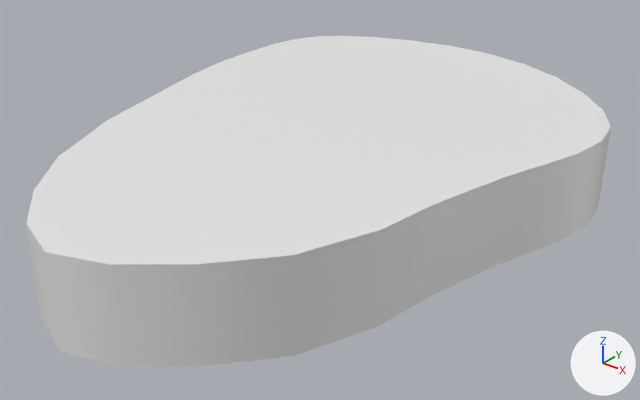
The FBX model BrainlessJam/Assets/Assets/Models/meat.fbx as it was, and as the next commit left it.
Camera for both pictures: a camera (50 mm lens) standing at (1.97, -2.79, 1.24) and looking at (0.0, -0.32, -0.29). Lighting does not change. The marker at lower right points along +X, +Y and +Z.
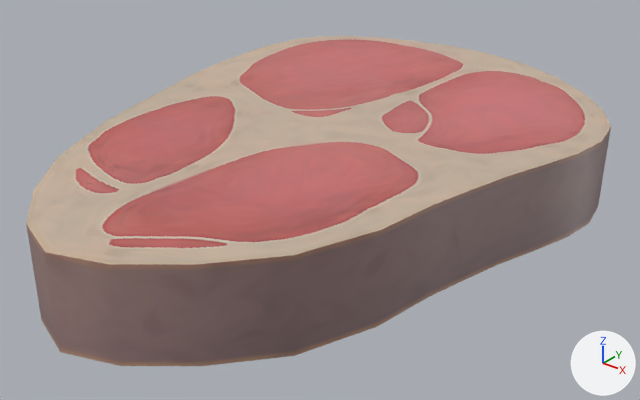
Where the change shows, as pixel boxes (x1, y1, x2, y2) in the pictures (640 x 400 px):
'Circle', recoloured: (26, 36, 611, 366) in both

What changed in the scene script:
```text
Add img_defaultmaterial_alb_png:
    img_defaultmaterial_alb_png = load_image('DefaultMaterial_ALB.png', '../Images/DefaultMaterial_ALB.png', 1024, 1024, 'sRGB')
Add mat_material_001:
    mat_material_001 = principled_material('Material.001')
    mat_material_001.texture = img_defaultmaterial_alb_png
Change me_circle_001:
    where me_circle_001.from_pydata(...)  # 128 vertices, 126 faces; spans x -0.92..0.86, y -1.54..1.0, z -0.36..0.01
    add me_circle_001.materials.append(mat_material_001)  # picture img_defaultmaterial_alb_png
```
